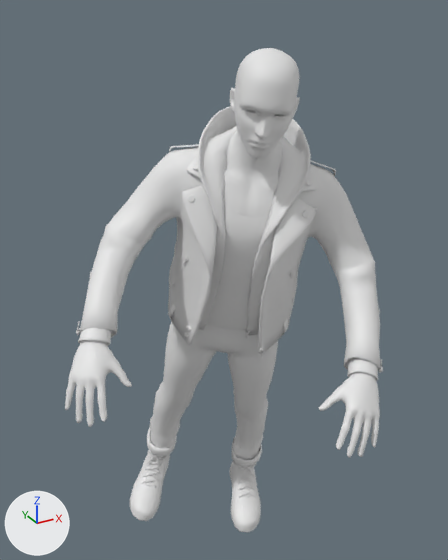
Before and after pictures for a commit that changed the FBX model Assets/Characters/Zerom/Animations/pc_run.FBX.
Rendered twice from a camera (50 mm lens) standing at (-0.848, -1.564, 1.782) and looking at (-0.018, -0.055, 1.027). Lighting does not change. The marker at lower left points along +X, +Y and +Z. Materials are left out; every surface is plain grey. Where no turn or scale is listed for an object, it has been applied to the vertices.

The first picture shows 'clothes', 'skin'.
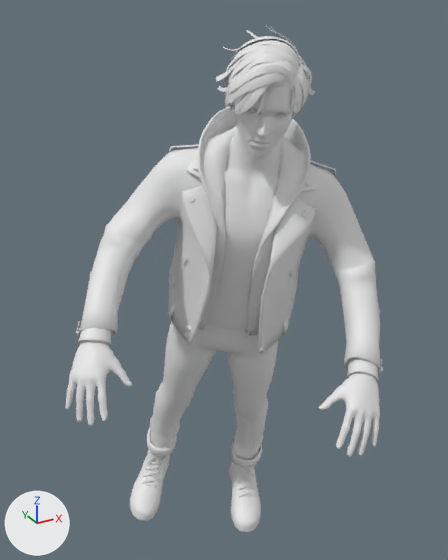
Pixel boxes [x1, y1, x2, y2] of what changed, in the pictures (448 x 560 px):
'skin', moved: before [65, 48, 380, 458]; after [65, 87, 380, 457]
'jerome_hairflow', added: after [216, 26, 315, 119]
'jerome_hairbase', added: after [268, 67, 297, 94]

What changed in the scene script:
```text
Add me_mesh_1:
    me_mesh_1.from_pydata(...)  # 125 vertices, 108 faces; spans x -0.098..0.104, y -0.552..-0.35, z 1.581..1.746
Add me_mesh_001_1:
    me_mesh_001_1.from_pydata(...)  # 3459 vertices, 2144 faces; spans x -0.116..0.139, y -0.556..-0.336, z 1.547..1.789
Change ob_skin:
    ob_skin.location: (0.003, 0.219, -0.046) -> (0.005, 0.22, -0.046)
Add ob_jerome_hairbase:
    ob_jerome_hairbase = bpy.data.objects.new('jerome_hairbase', me_mesh_1)
    ob_jerome_hairbase.location = (0.005, 0.22, -0.046)
Add ob_jerome_hairflow:
    ob_jerome_hairflow = bpy.data.objects.new('jerome_hairflow', me_mesh_001_1)
    ob_jerome_hairflow.location = (0.005, 0.22, -0.046)
```
